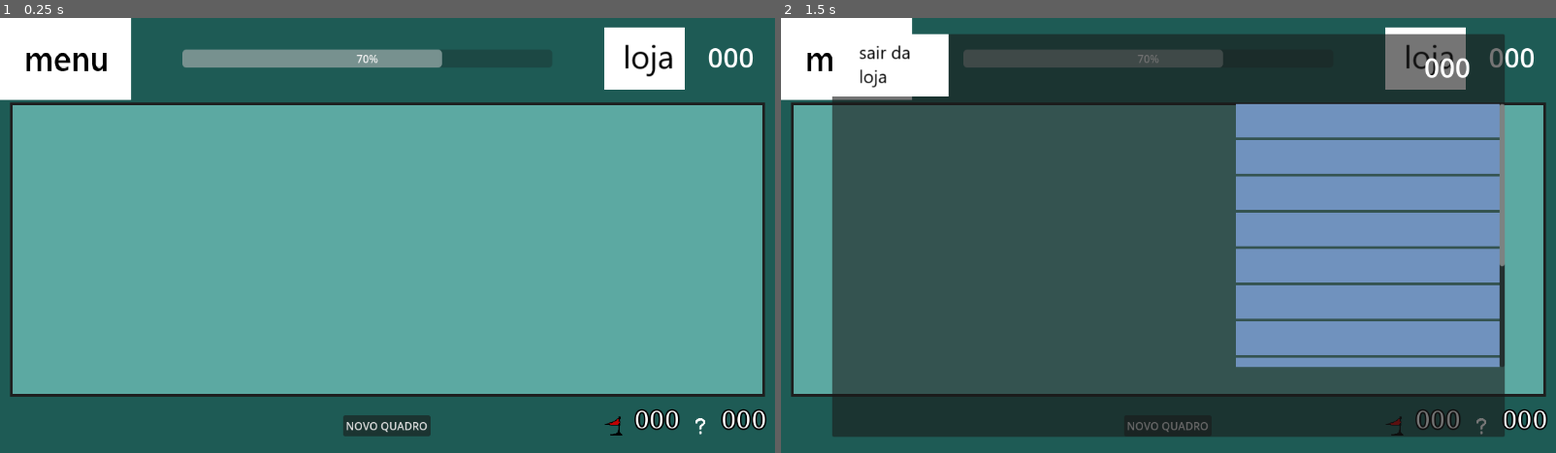
Above: before the commit, frames 1-2 (left to right).
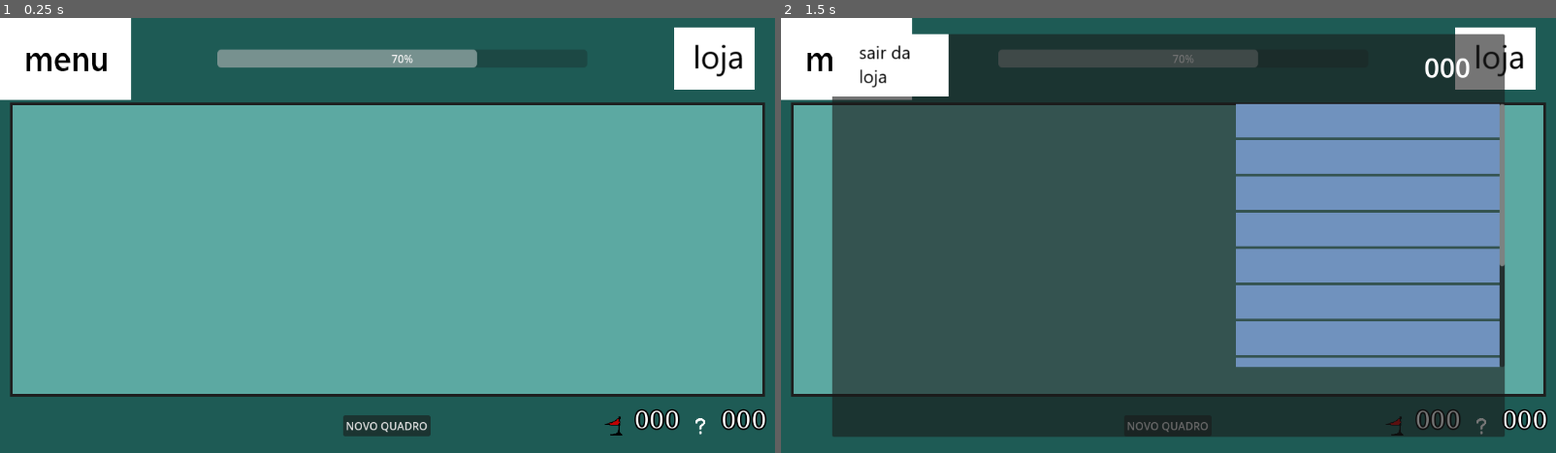
Above: after the commit, the same moments.

Repository: yuris2024/minesweeper
Game: Godot game, scene res://base_scripts/GameManager.tscn
The game is run twice, just before and just after one commit, with the same random seed, the same clock (stepped at 60 frames per second) and the same inputs. Before the commit the project starts from res://GameManager.tscn.
Inputs (mouse positions are in pixels of both pictures, inside the frame that each line leads up to; where the layout moved, square brackets give the same spot in the first picture):
- Up to frame 1 (0.25 s): no input
- Up to frame 2 (1.5 s): click (1501, 57) [1432, 57] at 0.5 s; click "NOVO QUADRO" at 1.25 s

The runs differ from the first frame. In frame 1, 3.0% of the frame differs, in the area x 23-98%, y 2-17%; in frame 2, 2.8%.

Commit message:
Reorganize folders
Create a "base_scripts" folder and move everything that belongs to the base game into it.

We're taking steps to separate the base game from the rest, and also organize things a little better.

Diff:
--- a/Vboxcontainer.gd
+++ /dev/null
@@ -1,12 +0,0 @@
-extends VBoxContainer
-
-
-# Called when the node enters the scene tree for the first time.
-func _ready():
-
-	pass # Replace with function body.
-
-
-# Called every frame. 'delta' is the elapsed time since the previous frame.
-func _process(delta):
-	pass
--- a/GameBoard.gd
+++ b/base_scripts/GameBoard.gd
@@ -6,7 +6,7 @@
 var num_of_mines: int
 var board_mines = []
 var is_populated: bool = false
-var cell_scene: PackedScene = preload("res://cell.tscn")
+var cell_scene: PackedScene = preload("res://base_scripts/cell.tscn")
 var open_cells: int = 0
 var game_lost: bool = false
 var cell_size = 30
--- a/GameBoard.tscn
+++ b/base_scripts/GameBoard.tscn
@@ -1,7 +1,7 @@
 [gd_scene load_steps=4 format=3 uid="uid://bs56nou04bb65"]
 
-[ext_resource type="Script" path="res://GameBoard.gd" id="1_1vqeu"]
-[ext_resource type="Script" path="res://GridContainer.gd" id="2_su816"]
+[ext_resource type="Script" path="res://base_scripts/GameBoard.gd" id="1_d4syi"]
+[ext_resource type="Script" path="res://base_scripts/GridContainer.gd" id="2_6x7x8"]
 
 [sub_resource type="Theme" id="Theme_hwk7n"]
 
@@ -16,7 +16,7 @@
 grow_vertical = 2
 size_flags_horizontal = 6
 size_flags_vertical = 4
-script = ExtResource("1_1vqeu")
+script = ExtResource("1_d4syi")
 
 [node name="ColorRect" type="ColorRect" parent="."]
 layout_mode = 1
@@ -38,4 +38,4 @@
 grow_horizontal = 2
 grow_vertical = 2
 theme = SubResource("Theme_hwk7n")
-script = ExtResource("2_su816")
+script = ExtResource("2_6x7x8")
--- a/GameManager.gd
+++ b/base_scripts/GameManager.gd
@@ -1,6 +1,6 @@
 extends Node
 var time = 0
-var board_scene: PackedScene = preload("res://GameBoard.tscn")
+var board_scene: PackedScene = preload("res://base_scripts/GameBoard.tscn")
 @onready var board_container = $Panel/Vboxcontainer/MarginContainer/BoardContainer
 var current_rows = 9
 var current_cols = 9
--- a/GameManager.tscn
+++ b/base_scripts/GameManager.tscn
@@ -1,14 +1,12 @@
-[gd_scene load_steps=15 format=3 uid="uid://cgb0fqda32613"]
+[gd_scene load_steps=13 format=3 uid="uid://cgb0fqda32613"]
 
-[ext_resource type="Script" path="res://GameManager.gd" id="1_v0erv"]
-[ext_resource type="Script" path="res://Vboxcontainer.gd" id="2_yw5hy"]
-[ext_resource type="Texture2D" uid="uid://cxmna1ghhntrw" path="res://art/skin_default/menu.png" id="3_1fecn"]
-[ext_resource type="Texture2D" uid="uid://cclb3ygjodq57" path="res://art/skin_default/flag.png" id="3_gifjn"]
-[ext_resource type="Script" path="res://CoinCounter.gd" id="3_hc80a"]
-[ext_resource type="Script" path="res://MuteButton.gd" id="3_tq2m3"]
-[ext_resource type="Texture2D" uid="uid://cc2e5u2s6iep5" path="res://art/skin_default/qmark.png" id="4_dwrv7"]
-[ext_resource type="Texture2D" uid="uid://dto4jv2kyp61t" path="res://art/skin_default/loja.png" id="4_x8hsf"]
-[ext_resource type="PackedScene" uid="uid://d1fsehcdbkfvq" path="res://shop.tscn" id="8_wdewt"]
+[ext_resource type="Script" path="res://base_scripts/GameManager.gd" id="1_j4cq2"]
+[ext_resource type="Texture2D" uid="uid://cxmna1ghhntrw" path="res://art/skin_default/menu.png" id="2_irnxb"]
+[ext_resource type="Texture2D" uid="uid://dto4jv2kyp61t" path="res://art/skin_default/loja.png" id="3_wkjnm"]
+[ext_resource type="Script" path="res://MuteButton.gd" id="5_mrjog"]
+[ext_resource type="Texture2D" uid="uid://cclb3ygjodq57" path="res://art/skin_default/flag.png" id="6_g3pb0"]
+[ext_resource type="Texture2D" uid="uid://cc2e5u2s6iep5" path="res://art/skin_default/qmark.png" id="7_sc2wq"]
+[ext_resource type="PackedScene" uid="uid://d1fsehcdbkfvq" path="res://shop.tscn" id="8_bloex"]
 
 [sub_resource type="StyleBoxFlat" id="StyleBoxFlat_8mr1g"]
 bg_color = Color(0.117177, 0.35854, 0.335495, 1)
@@ -29,7 +27,7 @@
 font_names = PackedStringArray("Monospace")
 
 [node name="GameManager" type="Node"]
-script = ExtResource("1_v0erv")
+script = ExtResource("1_j4cq2")
 
 [node name="Timer" type="Timer" parent="."]
 
@@ -51,7 +49,6 @@
 grow_horizontal = 2
 grow_vertical = 2
 alignment = 1
-script = ExtResource("2_yw5hy")
 
 [node name="Header" type="HBoxContainer" parent="Panel/Vboxcontainer"]
 custom_minimum_size = Vector2(0, 100)
@@ -75,12 +72,15 @@
 layout_mode = 2
 size_flags_horizontal = 4
 size_flags_vertical = 4
-texture_normal = ExtResource("4_x8hsf")
-script = ExtResource("3_hc80a")
+texture_normal = ExtResource("3_wkjnm")
 
-[node name="CoinCounter" type="Label" parent="Panel/Vboxcontainer/Header"]
+[node name="CoinCounter" type="Label" parent="Panel/Vboxcontainer/Header/ShopButton"]
 custom_minimum_size = Vector2(100, 60)
 layout_mode = 2
+offset_left = 154.0
+offset_top = 17.0
+offset_right = 254.0
+offset_bottom = 77.0
 theme_override_font_sizes/font_size = 40
 text = "000"
 
--- a/cell.tscn
+++ b/base_scripts/cell.tscn
@@ -1,7 +1,7 @@
 [gd_scene load_steps=6 format=3 uid="uid://eckwqxptl8jb"]
 
-[ext_resource type="Script" path="res://cell.gd" id="1_if0fg"]
-[ext_resource type="Script" path="res://cell_graphics.gd" id="2_186xk"]
+[ext_resource type="Script" path="res://base_scripts/cell.gd" id="1_71hwm"]
+[ext_resource type="Script" path="res://base_scripts/cell_graphics.gd" id="2_7aqwk"]
 
 [sub_resource type="StyleBoxFlat" id="StyleBoxFlat_yvtbn"]
 bg_color = Color(0, 0.515347, 0.532578, 1)
@@ -17,7 +17,7 @@
 offset_bottom = 83.0
 focus_mode = 0
 button_mask = 3
-script = ExtResource("1_if0fg")
+script = ExtResource("1_71hwm")
 style_box = SubResource("StyleBoxFlat_yvtbn")
 
 [node name="cell_bg" type="TextureRect" parent="."]
@@ -28,7 +28,7 @@
 grow_horizontal = 2
 grow_vertical = 2
 expand_mode = 1
-script = ExtResource("2_186xk")
+script = ExtResource("2_7aqwk")
 
 [node name="cell_graphics" type="TextureRect" parent="."]
 layout_mode = 1
@@ -40,7 +40,7 @@
 theme = SubResource("Theme_pbl76")
 texture = SubResource("ImageTexture_sglt0")
 expand_mode = 1
-script = ExtResource("2_186xk")
+script = ExtResource("2_7aqwk")
 
 [node name="Label" type="Label" parent="."]
 layout_mode = 1
--- a/project.godot
+++ b/project.godot
@@ -11,7 +11,7 @@
 [application]
 
 config/name="minesweep"
-run/main_scene="res://GameManager.tscn"
+run/main_scene="res://base_scripts/GameManager.tscn"
 config/features=PackedStringArray("4.3", "GL Compatibility")
 
 [filesystem]
Not shown: 5 places in base_scripts/GameManager.tscn that only renumber resources
Renamed: GridContainer.gd -> base_scripts/GridContainer.gd
Renamed: cell.gd -> base_scripts/cell.gd
Renamed: cell_graphics.gd -> base_scripts/cell_graphics.gd
Not shown, added: base_scripts/Gam2D34.tmp
Not shown, added: base_scripts/Gam6681.tmp
